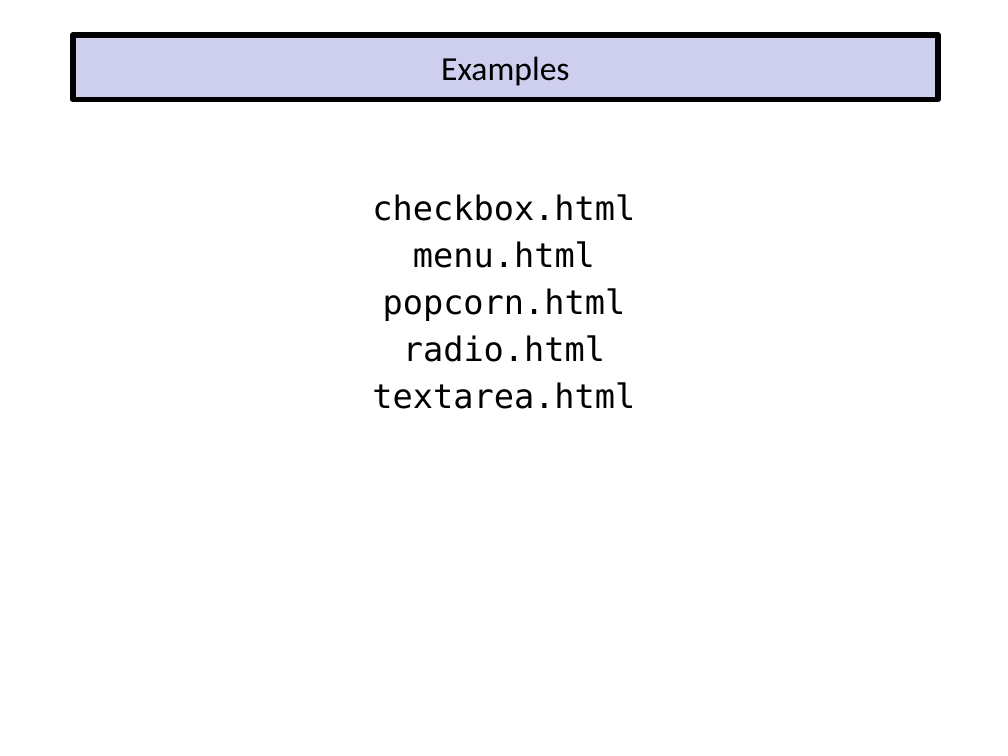
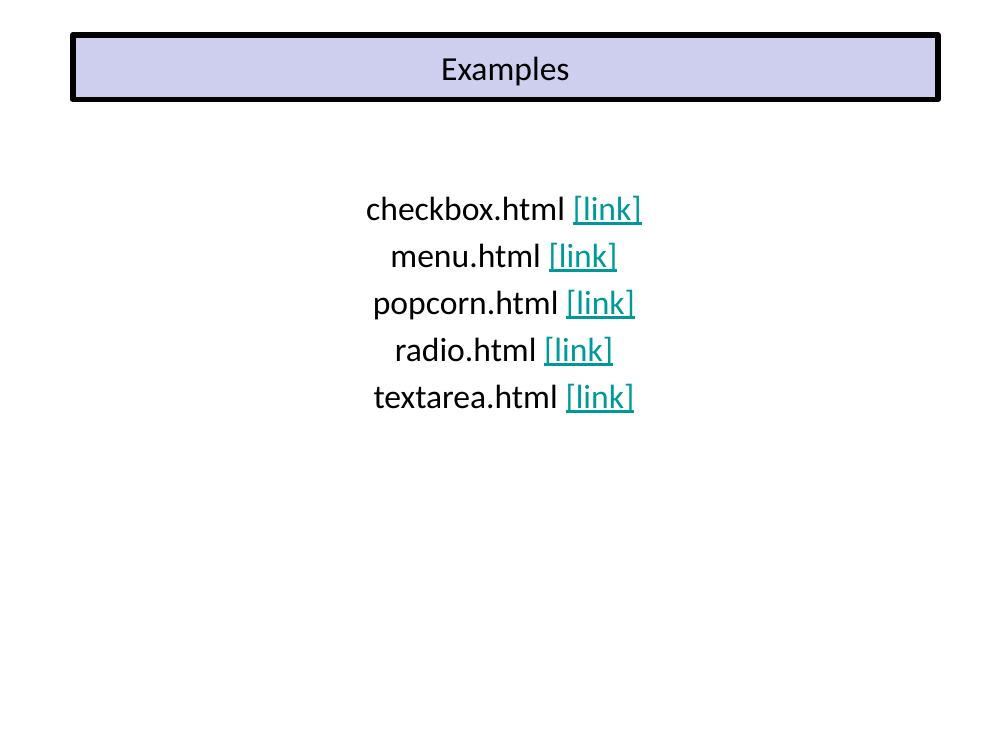
Before and after one commit to EricJPogue/www-epogue-info, a slide deck: slide 55 of CPSC-24700/Presentations/HTML5.pptx. Drawn at 1008x756 pixels with LibreOffice and Linux fonts; fonts in the diff are those of the drawing. Boxes give left, top, right and bottom in pixels: in the first picture for what was removed or moved away, otherwise in the second. Text is boxed around its words. In the diff, an @@ line names an element or a change of style, - is before the commit and + after.

Commit message:
Add session 5 documents and update HTML presentation.

```diff
--- a/CPSC-24700/Presentations/HTML5.pptx
+++ b/CPSC-24700/Presentations/HTML5.pptx
@@ text at [366, 195, 642, 413]: text changed; font DejaVu Sans Mono to Calibri @@
-checkbox.html
-menu.html
-popcorn.html
-radio.html
-textarea.html
+checkbox.html [link]
+menu.html [link]
+popcorn.html [link]
+radio.html [link]
+textarea.html [link]
```
Also in this commit, not shown: 5 other slides changed, 5 other files.
